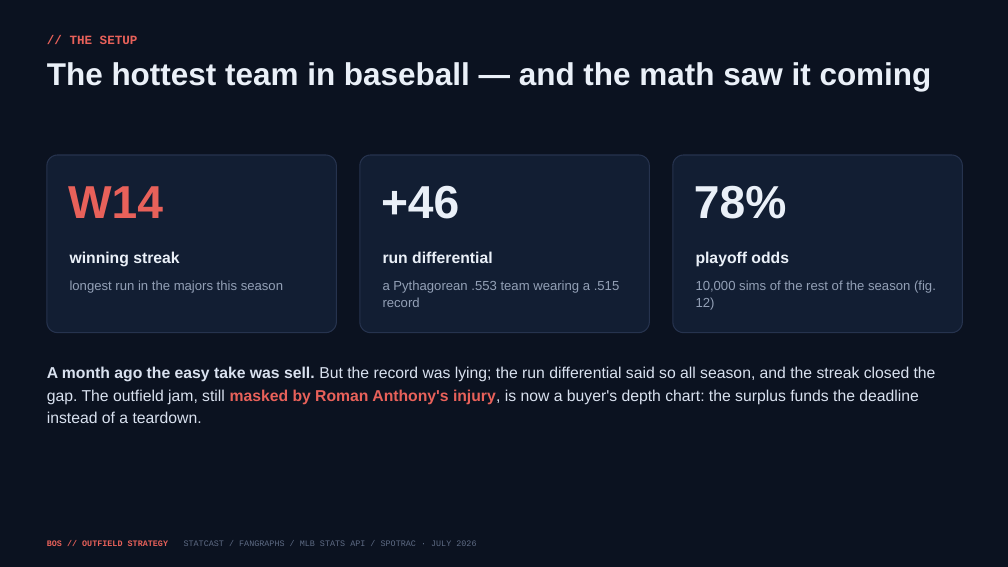
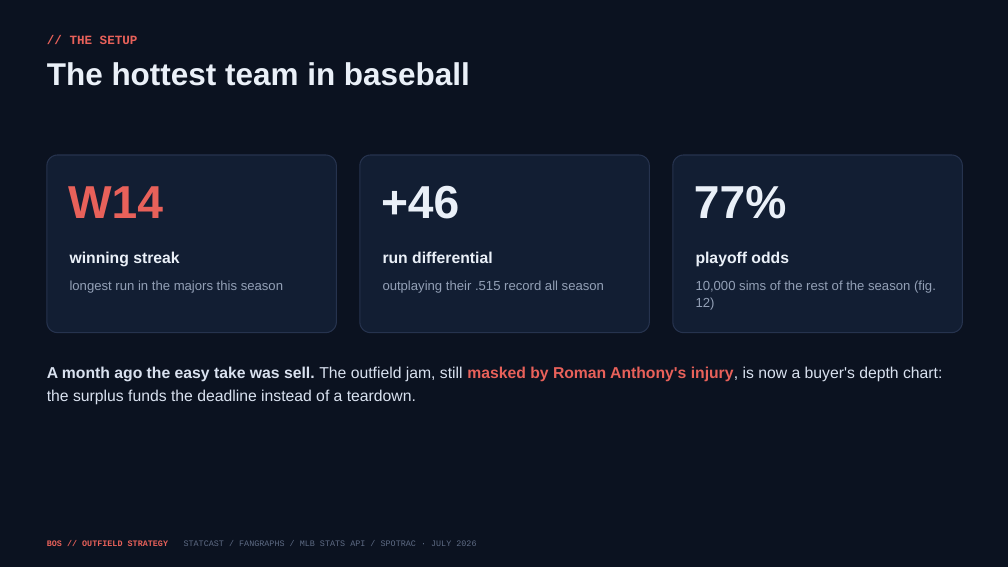
Before and after one commit to justinloo12/jarren-duran-outlier-analysis, a slide deck: slide 2 of outputs/Red_Sox_Outfield_Strategy.pptx. Drawn at 1008x567 pixels with LibreOffice and Linux fonts; fonts in the diff are those of the drawing. Boxes give left, top, right and bottom in pixels: in the first picture for what was removed or moved away, otherwise in the second. Text is boxed around its words. In the diff, an @@ line names an element or a change of style, - is before the commit and + after.

```diff
--- a/outputs/Red_Sox_Outfield_Strategy.pptx
+++ b/outputs/Red_Sox_Outfield_Strategy.pptx
@@ text at [47,62,470,86]: text changed @@
-The hottest team in baseball — and the math saw it coming
+The hottest team in baseball
@@ text at [694,186,786,219]: text changed @@
-78%
+77%
@@ text at [383,280,604,293]: text changed @@
-a Pythagorean .553 team wearing a .515 record
+outplaying their .515 record all season
@@ text at [47,366,942,405]: text changed @@
-A month ago the easy take was sell. But the record was lying; the run differential said so all season, and the streak closed the gap. The outfield jam, still masked by Roman Anthony's injury, is now a buyer's depth chart: the surplus funds the deadline instead of a teardown.
+A month ago the easy take was sell. The outfield jam, still masked by Roman Anthony's injury, is now a buyer's depth chart: the surplus funds the deadline instead of a teardown.
```
Also in this commit, not shown: 14 other slides changed, 43 other files.
